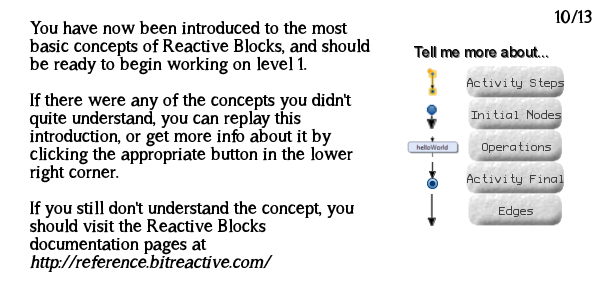
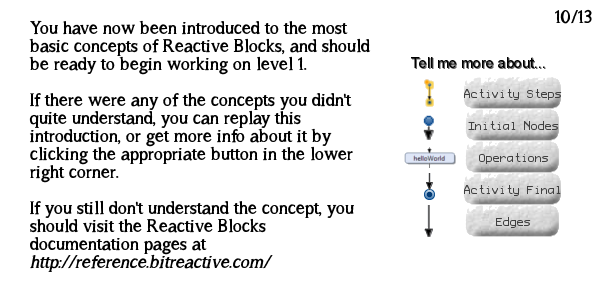
Comparing the layer stacks of the two (600, 300) images. Changes:
added layer "more-info.png #1" above "more-info.png" over <box>404,57,562,237</box>
painted on "more-info.png" over <box>407,46,565,237</box>
